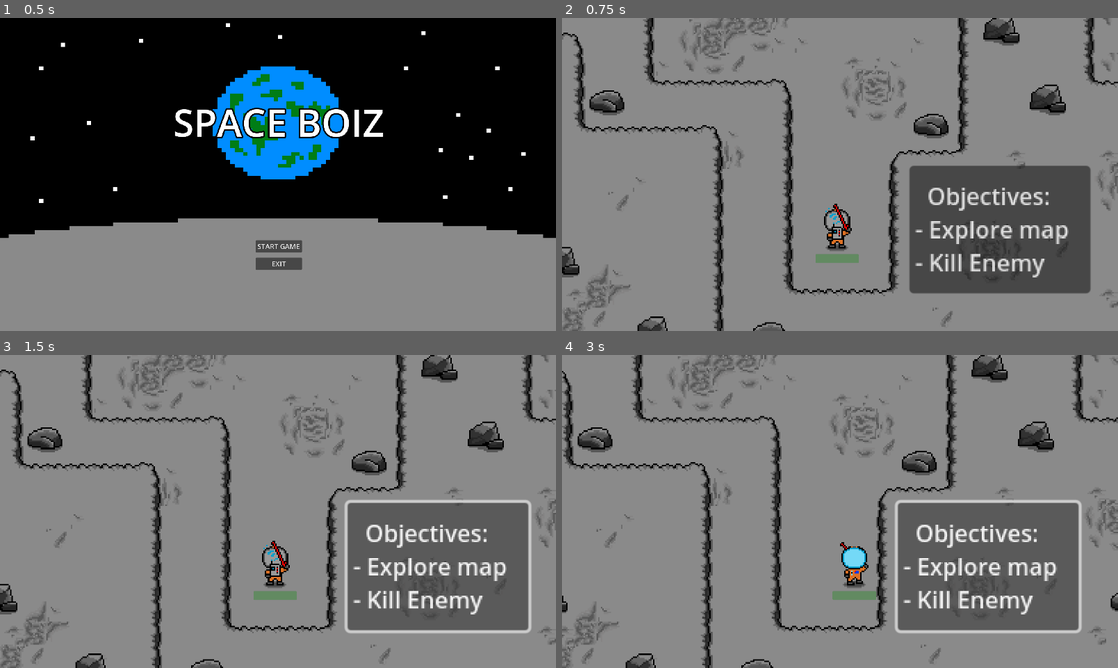
Above: before the commit, frames 1-4 (two rows, left to right).
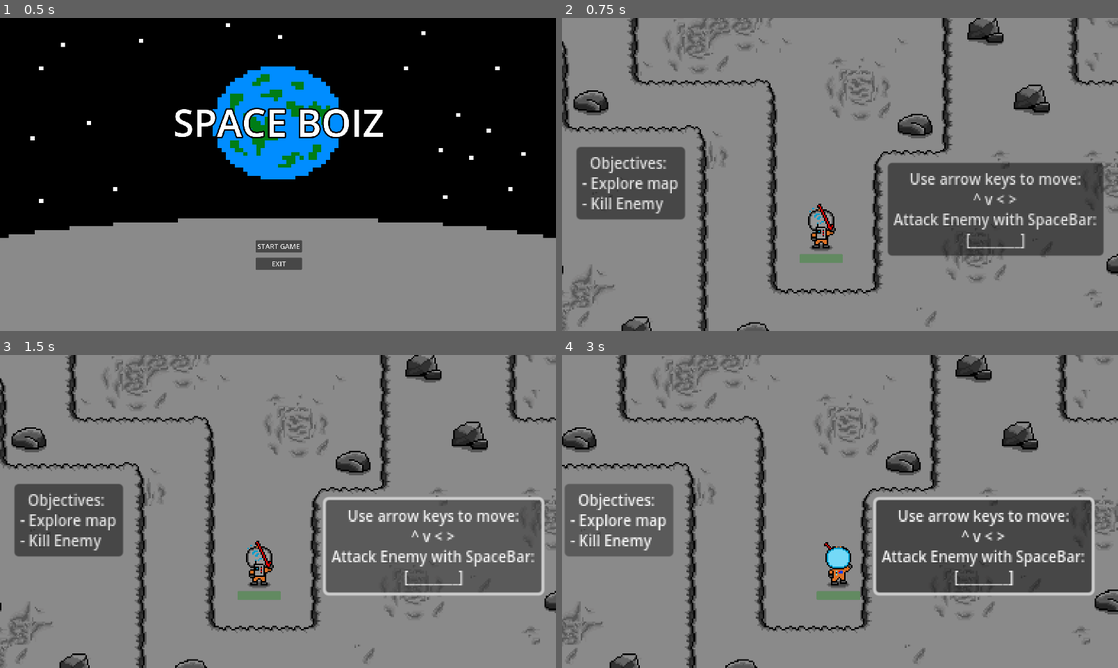
Above: after the commit, the same moments.

Repository: JoelAWinter/Joels-SpaceBoiz-GitHub-Repository
Game: Godot game, scene res://scenes/main menu/main_menu.tscn
The game is run twice, just before and just after one commit, with the same random seed, the same clock (stepped at 60 frames per second) and the same inputs.
Inputs (mouse positions are in pixels of both pictures, inside the frame that each line leads up to):
- Up to frame 1 (0.5 s): no input
- Up to frame 2 (0.75 s): click "START GAME" at 0.5 s
- Up to frame 3 (1.5 s): click (433, 545) at 1.25 s, where only the run after the commit has a clickable "Use arrow keys to move: ^ v <…"
- Up to frame 4 (3 s): click "Objectives: - Explore map - K…" at 2 s; tap Enter at 2.75 s; hold Right (ui_right) from 2.78 s (still down); tap Space (attack) at 2.85 s

Frame 1 is identical in both runs. In frame 2, 28% of the frame differs, in the area x 0-100%, y 0-100%; in frame 3, 28%; in frame 4, 29%.

Commit message:
Fixed older version
went back to older commit (end of sprint2)

Diff:
--- a/7DIT-2D-Godot-SpaceBoiz/Joels-SpaceBoiz-Godot-Game/scenes/enemy_1.tscn
+++ b/7DIT-2D-Godot-SpaceBoiz/Joels-SpaceBoiz-Godot-Game/scenes/enemy_1.tscn
@@ -36,14 +36,17 @@
 [node name="take_damage_cooldown" type="Timer" parent="."]
 wait_time = 0.5
 
-[node name="ProgressBar" type="ProgressBar" parent="."]
-offset_left = -30.0
-offset_top = 18.0
-offset_right = 33.0
-offset_bottom = 45.0
+[node name="Timer" type="Timer" parent="."]
+
+[node name="healthbar" type="ProgressBar" parent="."]
+modulate = Color(0.380392, 0.752941, 0.368627, 1)
+offset_left = -9.0
+offset_top = 15.0
+offset_right = 171.0
+offset_bottom = 42.0
+scale = Vector2(0.1, 0.1)
+max_value = 240.0
 show_percentage = false
-
-[node name="Timer" type="Timer" parent="."]
 
 [connection signal="body_entered" from="Area2D" to="." method="_on_area_2d_body_entered"]
 [connection signal="body_exited" from="Area2D" to="." method="_on_area_2d_body_exited"]
--- a/7DIT-2D-Godot-SpaceBoiz/Joels-SpaceBoiz-Godot-Game/scenes/world.tscn
+++ b/7DIT-2D-Godot-SpaceBoiz/Joels-SpaceBoiz-Godot-Game/scenes/world.tscn
@@ -335,7 +335,7 @@
 position = Vector2(270, 335)
 
 [node name="FollowCam" type="Camera2D" parent="player"]
-position = Vector2(2, -2)
+position = Vector2(13, -18)
 scale = Vector2(0.6, 0.6)
 zoom = Vector2(5, 5)
 limit_left = 0
@@ -352,11 +352,24 @@
 
 [node name="Objectives" type="Button" parent="Level1GUI"]
 layout_mode = 0
-offset_left = 320.0
-offset_top = 286.0
-offset_right = 445.0
-offset_bottom = 374.0
+offset_left = 101.0
+offset_top = 273.0
+offset_right = 176.0
+offset_bottom = 323.0
+theme_override_font_sizes/font_size = 10
 text = "  Objectives:
 - Explore map
 - Kill Enemy"
 alignment = 0
+
+[node name="tutorial" type="Button" parent="Level1GUI"]
+layout_mode = 0
+offset_left = 316.0
+offset_top = 284.0
+offset_right = 465.0
+offset_bottom = 348.0
+theme_override_font_sizes/font_size = 10
+text = "Use arrow keys to move:
+^ v < >
+Attack Enemy with SpaceBar:
+[________]"
--- a/7DIT-2D-Godot-SpaceBoiz/Joels-SpaceBoiz-Godot-Game/script/Enemy1.gd
+++ b/7DIT-2D-Godot-SpaceBoiz/Joels-SpaceBoiz-Godot-Game/script/Enemy1.gd
@@ -8,6 +8,7 @@
 var can_take_damage = true
 
 func _physics_process(delta):
+	update_health()
 	deal_with_damage()
 
 	if player_chase:
@@ -48,3 +49,7 @@
 
 func _on_take_damage_cooldown_timeout():
 	can_take_damage = true
+
+func update_health():
+	var healthbar = $healthbar
+	healthbar.value = health
